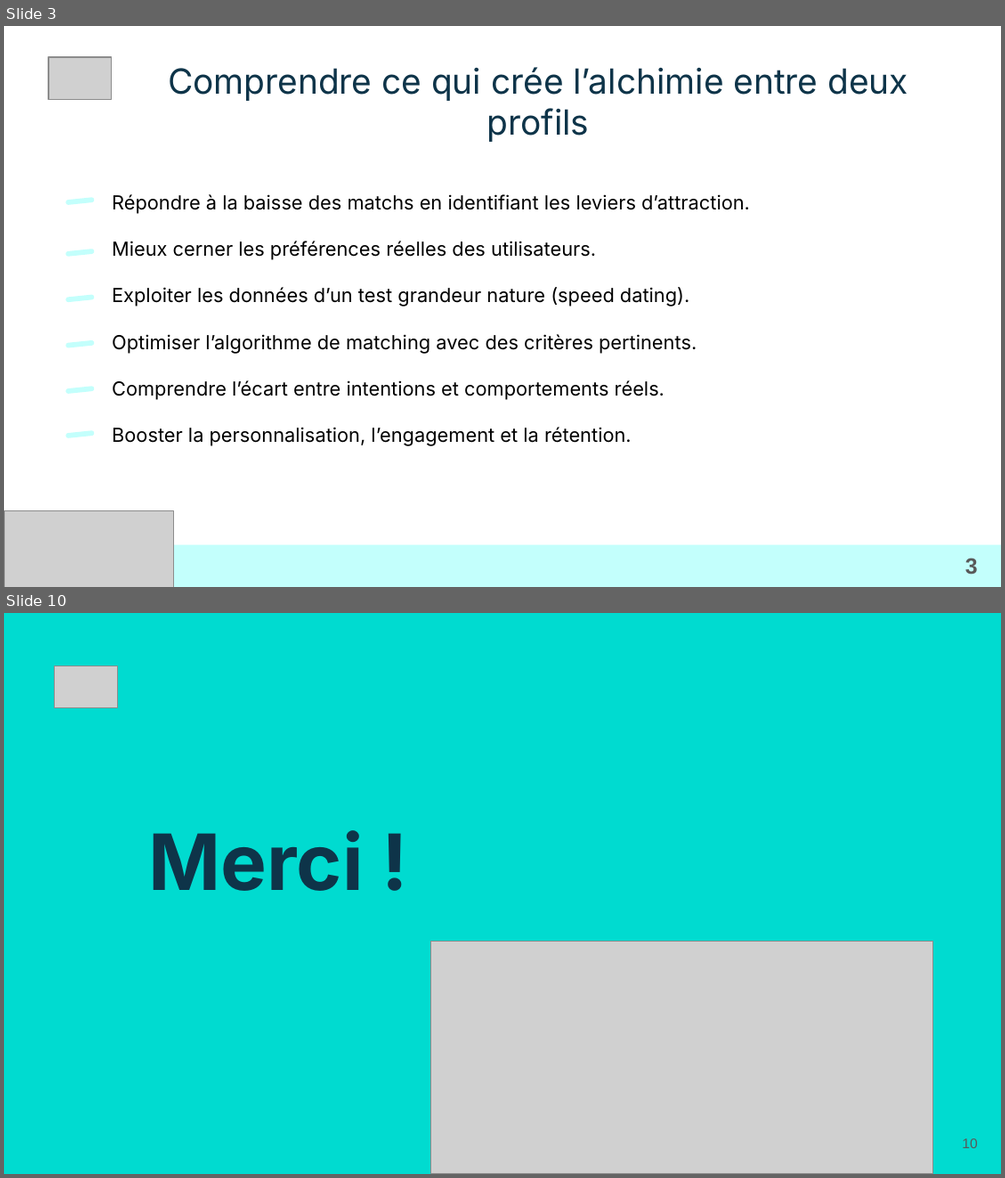
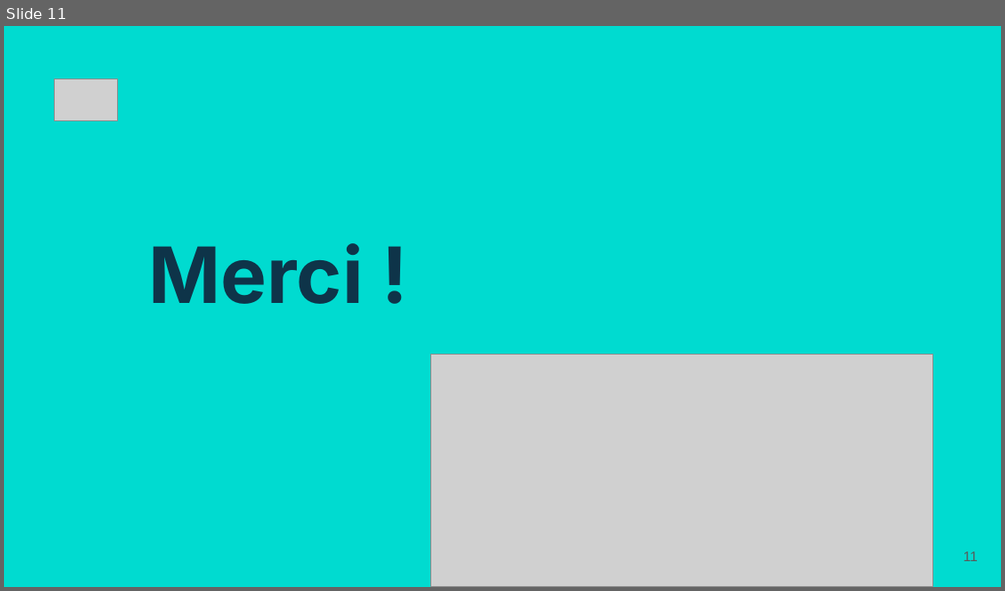
Before and after one commit to LoicV17/LoicValentini_Jedha_Certifications, a slide deck: CDSD_Concepteur_Developpeur_Sciences_Donnees/Presentations/ppt_versions/Bloc3_CDSD_Loic_Valentini.pptx. Shown one above the other, each under a label of ours: slides 3 and 10 before the commit, slide 11 after it; the slides between them are not shown. The pictures are 1005x1178 and 1005x591 pixels, drawn with LibreOffice and Linux fonts; fonts in the diff are those of the drawing; grey boxes stand for pictures; background and template pictures are left out. Boxes give left, top, right and bottom in pixels: in the first picture for what was removed or moved away, otherwise in the second. Text is boxed around its words. In the diff, an @@ line names an element or a change of style, - is before the commit and + after.

```diff
--- a/CDSD_Concepteur_Developpeur_Sciences_Donnees/Presentations/ppt_versions/Bloc3_CDSD_Loic_Valentini.pptx
+++ b/CDSD_Concepteur_Developpeur_Sciences_Donnees/Presentations/ppt_versions/Bloc3_CDSD_Loic_Valentini.pptx
@@ slide 3 removed at (4, 26, 1001, 587), background picture (left out) @@
@@ picture removed at (48, 57, 112, 99) @@
@@ title removed at (168, 67, 908, 142) @@
-Comprendre ce qui crée l’alchimie entre deux profils
@@ rounded rectangle removed at (65, 197, 95, 205) @@
@@ title removed at (112, 194, 750, 446) @@
-Répondre à la baisse des matchs en identifiant les leviers d’attraction.
-Mieux cerner les préférences réelles des utilisateurs.
-Exploiter les données d’un test grandeur nature (speed dating).
-Optimiser l’algorithme de matching avec des critères pertinents.
-Comprendre l’écart entre intentions et comportements réels.
-Booster la personnalisation, l’engagement et la rétention.
@@ rounded rectangle removed at (65, 248, 95, 257) @@
@@ rounded rectangle removed at (65, 295, 95, 303) @@
@@ rounded rectangle removed at (65, 339, 95, 347) @@
@@ rounded rectangle removed at (65, 386, 95, 394) @@
@@ rounded rectangle removed at (65, 430, 95, 438) @@
@@ picture removed at (4, 510, 173, 587) @@
@@ rectangle removed at (5, 544, 1001, 586) @@
@@ page number removed at (965, 557, 978, 574) @@
-3
@@ what was slide 10 is now slide 11 @@
@@ page number at (963, 551, 978, 561): text changed @@
-10
+11
```
Also in this commit, not shown: 2 slides changed, 8 slides added, 6 other slides removed, 2 other files.
